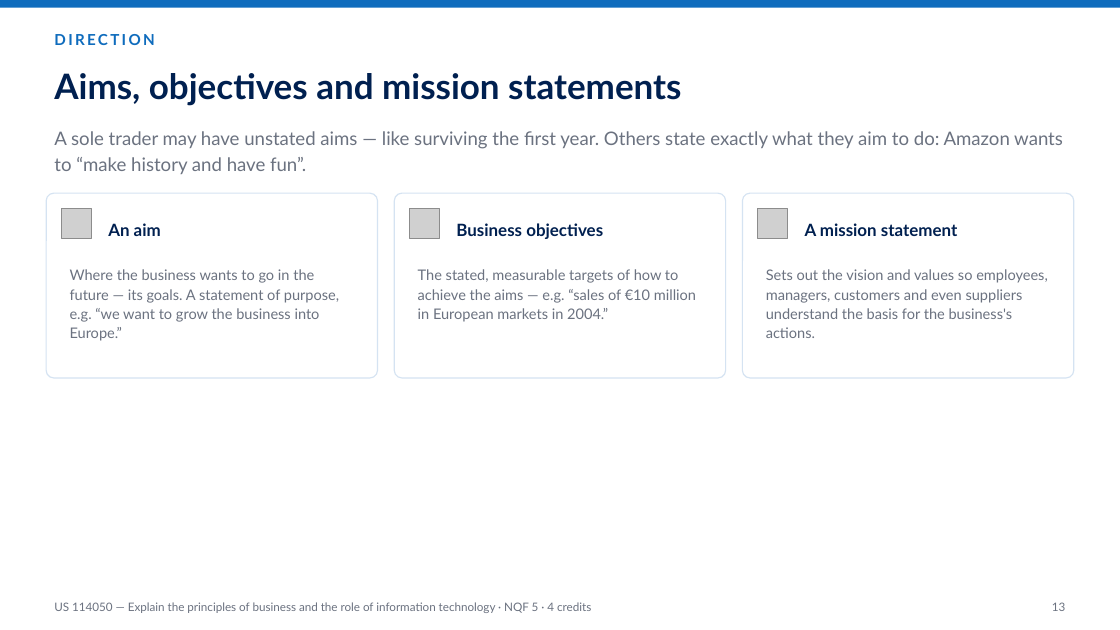
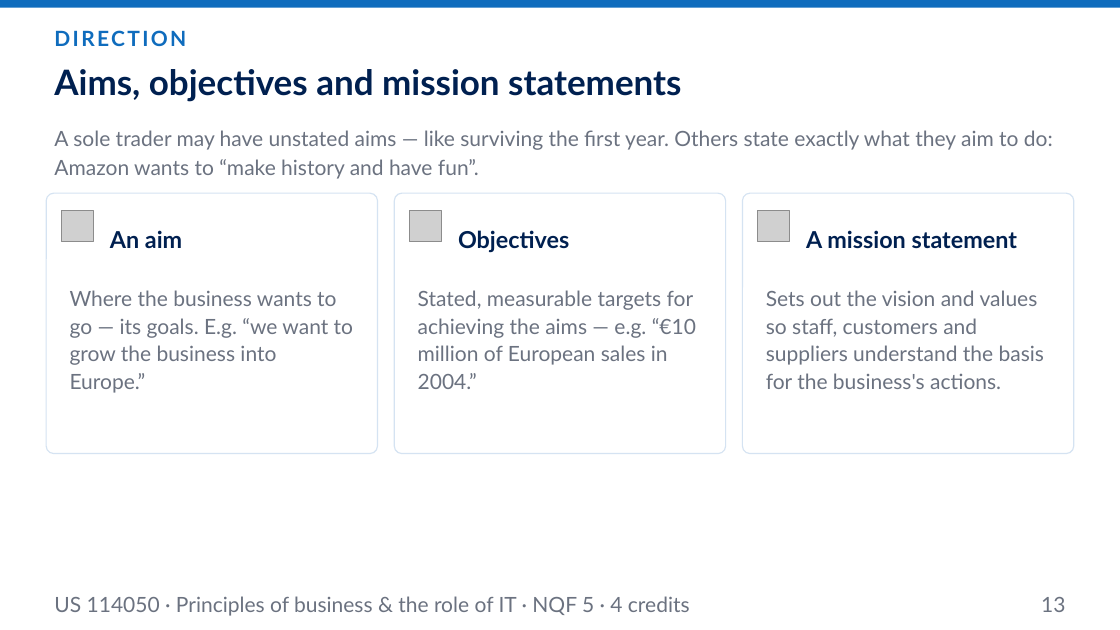
Before and after one commit to andrekyle/ITsystemsupport, a slide deck: slide 13 of public/downloads/US-114050-Principles-of-Business.pptx. Drawn at 1120x630 pixels with LibreOffice and Linux fonts; fonts in the diff are those of the drawing; grey boxes stand for pictures. Boxes give left, top, right and bottom in pixels: in the first picture for what was removed or moved away, otherwise in the second. Text is boxed around its words. In the diff, an @@ line names an element or a change of style, - is before the commit and + after.

```diff
--- a/public/downloads/US-114050-Principles-of-Business.pptx
+++ b/public/downloads/US-114050-Principles-of-Business.pptx
@@ text "DIRECTION" at (x1=46, y1=22, x2=1074, y2=54): size 13 to 18 pt @@
@@ text "Aims, objectives and mission statements" moved from (x1=54, y1=73, x2=681, y2=106) to (x1=54, y1=69, x2=681, y2=102) @@
@@ text "A sole trader may have ..." at (x1=54, y1=130, x2=1053, y2=179): size 16 to 18 pt @@
@@ rounded rectangle resized from (x1=46, y1=193, x2=377, y2=378) to (x1=46, y1=193, x2=377, y2=454) @@
@@ text "An aim" at (x1=110, y1=230, x2=182, y2=248): size 14.5 to 20 pt @@
@@ rounded rectangle resized from (x1=394, y1=193, x2=725, y2=378) to (x1=394, y1=193, x2=725, y2=454) @@
@@ proportions changed in 3 elements at (x1=46, y1=193, x2=377, y2=454), (x1=394, y1=193, x2=725, y2=454), (x1=743, y1=193, x2=1074, y2=454) @@
@@ rounded rectangle resized from (x1=743, y1=193, x2=1074, y2=378) to (x1=743, y1=193, x2=1074, y2=454) @@
@@ text "A mission statement" at (x1=806, y1=230, x2=1018, y2=249): size 14.5 to 20 pt @@
@@ text at (x1=458, y1=230, x2=569, y2=253): text changed; size 14.5 to 20 pt @@
-Business objectives
+Objectives
@@ text at (x1=70, y1=290, x2=353, y2=393): text changed; size 12.5 to 18 pt @@
-Where the business wants to go in the future — its goals. A statement of purpose, e.g. “we want to grow the business into Europe.”
+Where the business wants to go — its goals. E.g. “we want to grow the business into Europe.”
@@ text at (x1=418, y1=290, x2=696, y2=389): text changed; size 12.5 to 18 pt @@
-The stated, measurable targets of how to achieve the aims — e.g. “sales of €10 million in European markets in 2004.”
+Stated, measurable targets for achieving the aims — e.g. “€10 million of European sales in 2004.”
@@ text at (x1=766, y1=290, x2=1044, y2=389): text changed; size 12.5 to 18 pt @@
-Sets out the vision and values so employees, managers, customers and even suppliers understand the basis for the business's actions.
+Sets out the vision and values so staff, customers and suppliers understand the basis for the business's actions.
@@ text at (x1=54, y1=596, x2=690, y2=616): text changed; size 10 to 18 pt @@
-US 114050 — Explain the principles of business and the role of information technology · NQF 5 · 4 credits
+US 114050 · Principles of business & the role of IT · NQF 5 · 4 credits
@@ text "13" moved from (x1=1052, y1=602, x2=1065, y2=611) to (x1=1041, y1=597, x2=1065, y2=612) @@
@@ text "13" at (x1=1041, y1=597, x2=1065, y2=612): size 10 to 18 pt @@
```
Also in this commit, not shown: 17 other slides changed, 1 slide added, 1 other file.
